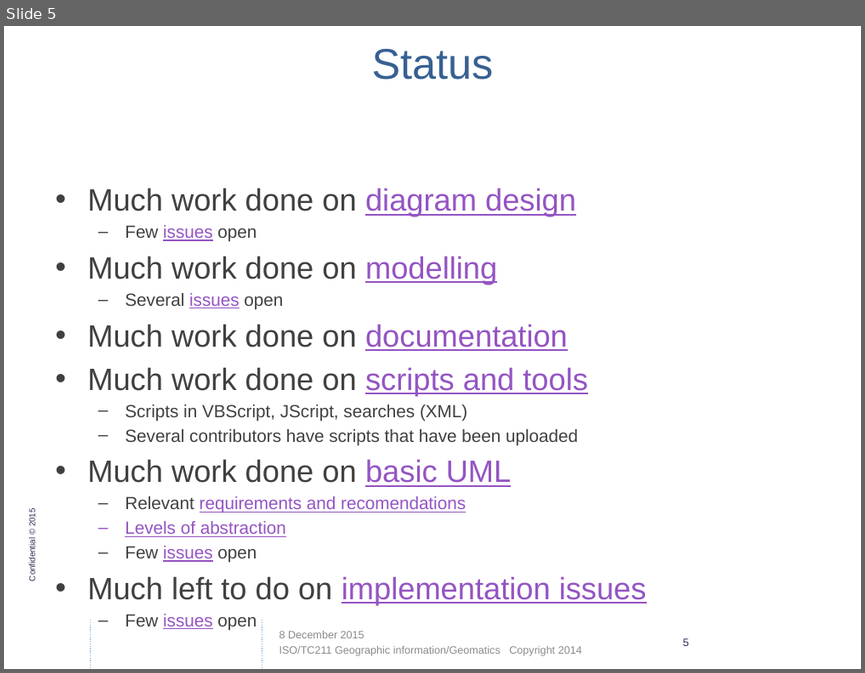
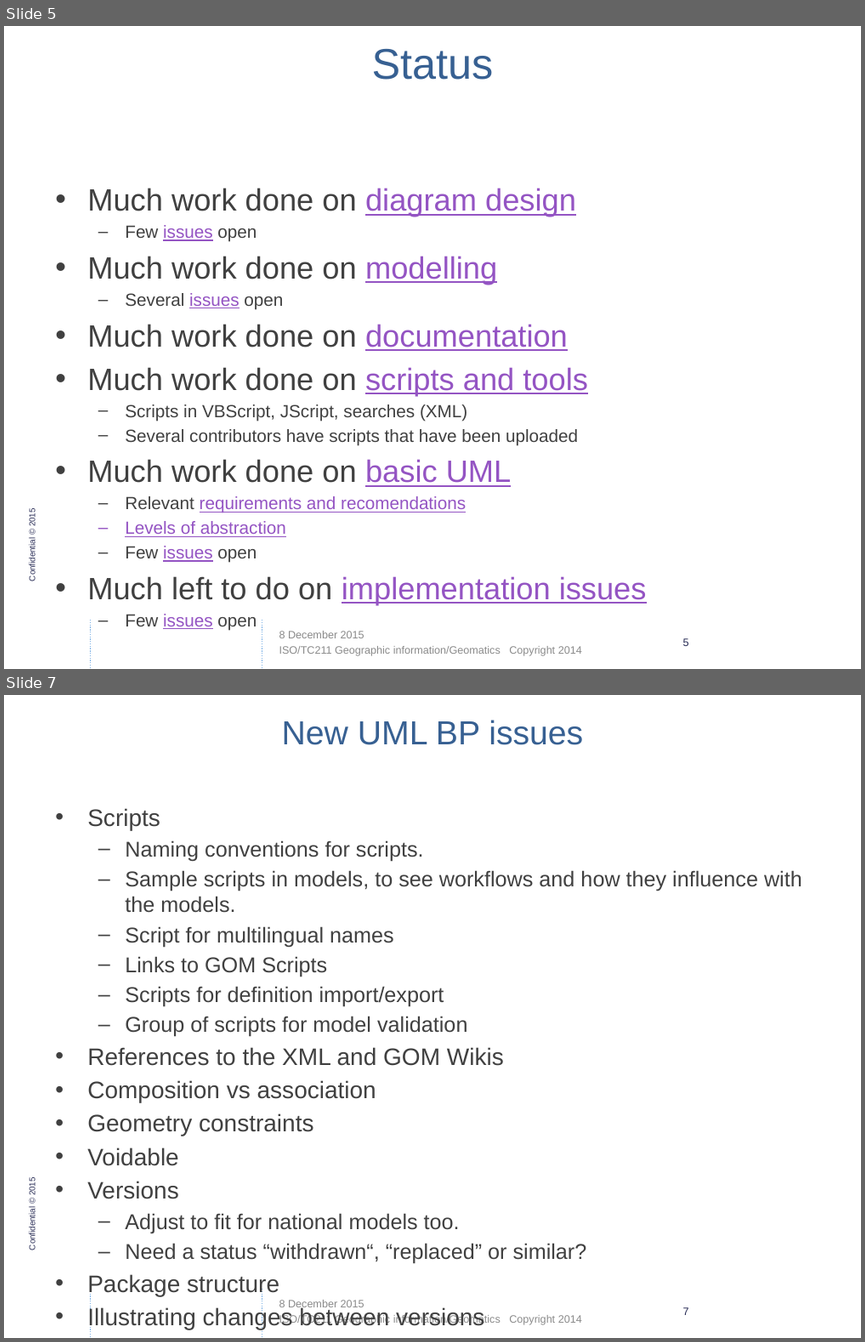
Before and after one commit to ISO-TC211/UML-Best-Practices, a slide deck: Presentations/2015-12-Sydney/AHG UML BP Sydney Meeting.pptx. Shown one above the other, each under a label of ours: slide 5 before the commit, slides 5 and 7 after it; the slides between them are not shown. The pictures are 865x673 and 865x1342 pixels, drawn with LibreOffice and Linux fonts; fonts in the diff are those of the drawing; background and template pictures are left out. Boxes give left, top, right and bottom in pixels: in the first picture for what was removed or moved away, otherwise in the second. Text is boxed around its words. In the diff, an @@ line names an element or a change of style, - is before the commit and + after.

```diff
--- a/Presentations/2015-12-Sydney/AHG UML BP Sydney Meeting.pptx
+++ b/Presentations/2015-12-Sydney/AHG UML BP Sydney Meeting.pptx
@@ slide 7 added at (4, 695, 861, 1338), background #FFFFFF; not listed: 6 template elements that a slide beside it also shows @@
@@ title added at (282, 720, 583, 745), 28 pt, text #376092 @@
+New UML BP issues
@@ text added at (87, 808, 802, 1264), 18 pt, text #404040 @@
+• Scripts
+  – Naming conventions for scripts.
+  – Sample scripts in models, to see workflows and how they influence with the models.
+  – Script for multilingual names
+  – Links to GOM Scripts
+  – Scripts for definition import/export
+  – Group of scripts for model validation
+• References to the XML and GOM Wikis
+• Composition vs association
+• Geometry constraints
+• Voidable
+• Versions
+  – Adjust to fit for national models too.
+  – Need a status “withdrawn“, “replaced” or similar?
+• Package structure
+• Illustrating changes between versions
```
Also in this commit, not shown: 2 slides changed, 1 other slide added, 2 other files.
